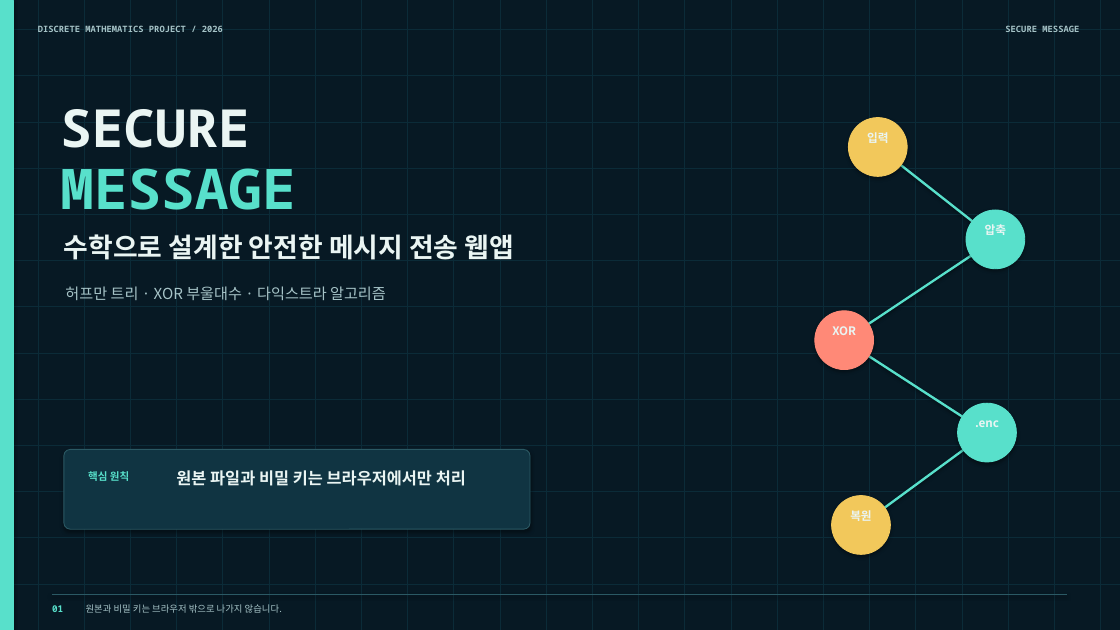
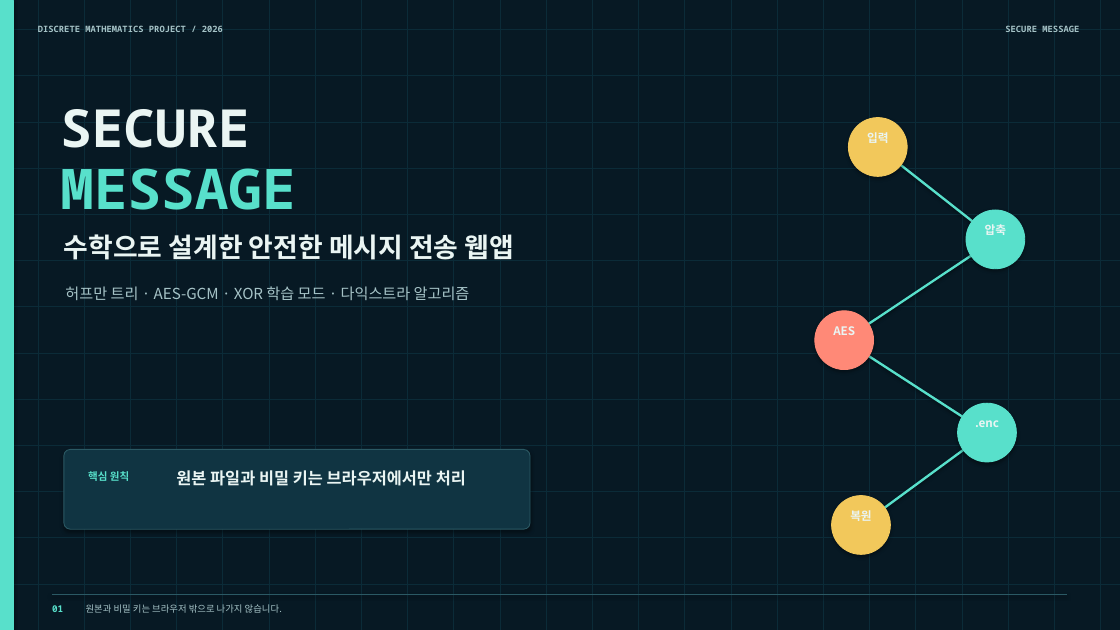
Before and after one commit to giftedsihun/proyect, a slide deck: slide 1 of presentation/secure-message-presentation.pptx. Drawn at 1120x630 pixels with LibreOffice and Linux fonts; fonts in the diff are those of the drawing. Boxes give left, top, right and bottom in pixels: in the first picture for what was removed or moved away, otherwise in the second. Text is boxed around its words. In the diff, an @@ line names an element or a change of style, - is before the commit and + after.

```diff
--- a/presentation/secure-message-presentation.pptx
+++ b/presentation/secure-message-presentation.pptx
@@ text at [65, 286, 470, 300]: text changed @@
-허프만 트리 · XOR 부울대수 · 다익스트라 알고리즘
+허프만 트리 · AES-GCM · XOR 학습 모드 · 다익스트라 알고리즘
@@ text at [833, 326, 855, 335]: text changed @@
-XOR
+AES
```
Also in this commit, not shown: 9 other slides changed, 7 other files.
